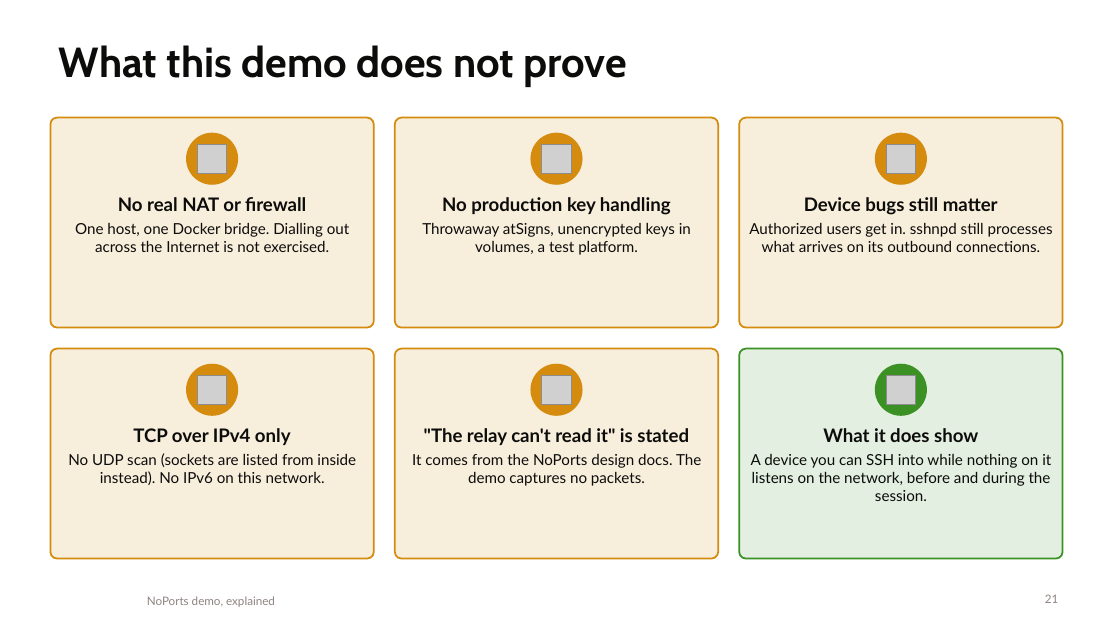
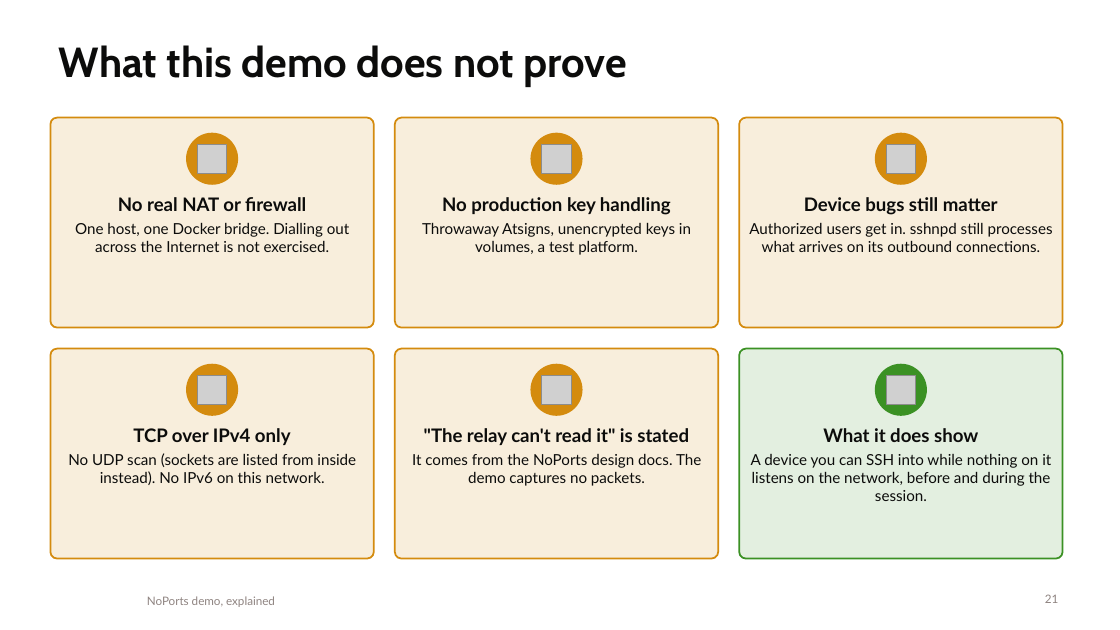
Before and after one commit to atsign-foundation/noports-demo, a slide deck: slide 21 of docs/noports-demo-explained.pptx. Drawn at 1120x630 pixels with LibreOffice and Linux fonts; fonts in the diff are those of the drawing; grey boxes stand for pictures; background and template pictures are left out. Boxes give left, top, right and bottom in pixels: in the first picture for what was removed or moved away, otherwise in the second. Text is boxed around its words. In the diff, an @@ line names an element or a change of style, - is before the commit and + after.

```diff
--- a/docs/noports-demo-explained.pptx
+++ b/docs/noports-demo-explained.pptx
@@ text at (x1=422, y1=222, x2=691, y2=255): text changed @@
-Throwaway atSigns, unencrypted keys in volumes, a test platform.
+Throwaway Atsigns, unencrypted keys in volumes, a test platform.
```
Also in this commit, not shown: 6 other slides changed, 8 other files.
